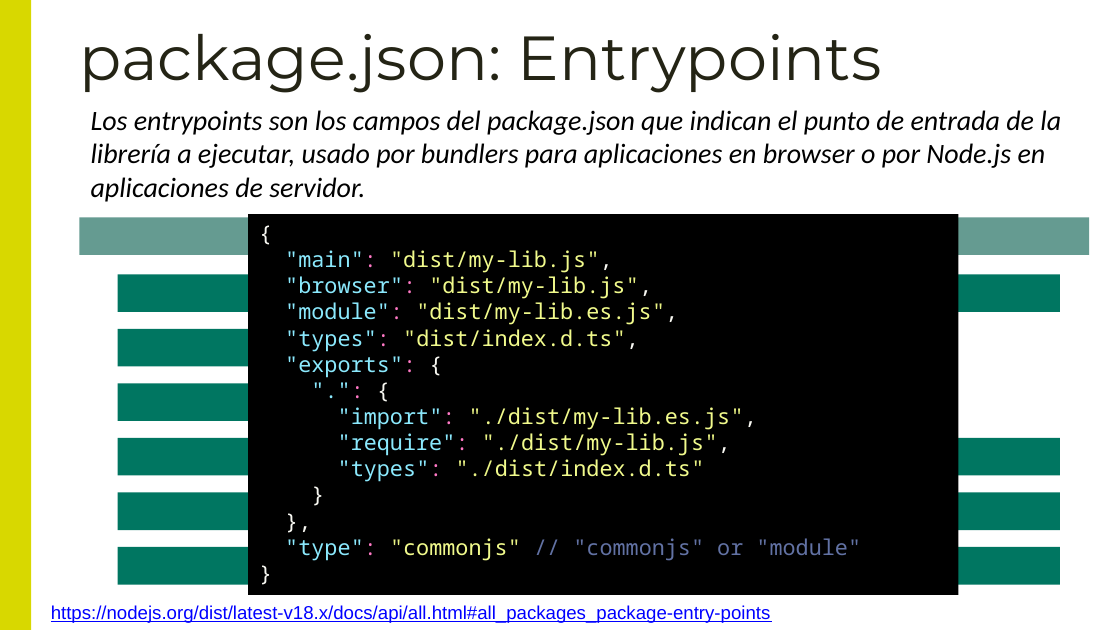
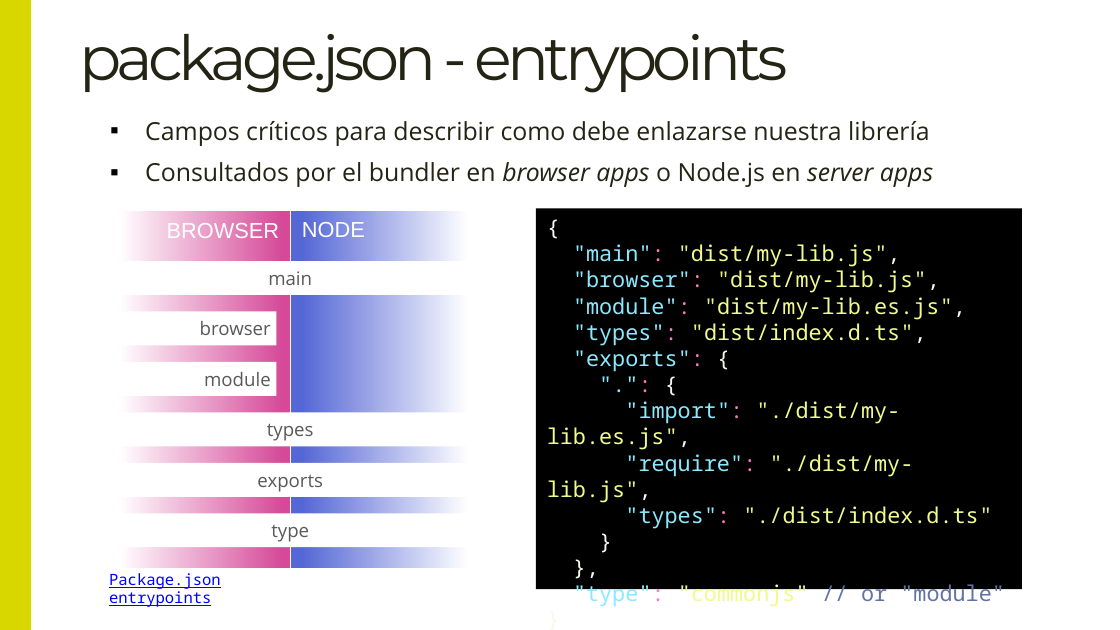
Before and after one commit to Lemoncode/master-frontend-lemoncode, a slide deck: slide 7 of 03-bundling/07-vite-lib/00-teoría/Creando librerías con Vite.pptx. Drawn at 1120x630 pixels with LibreOffice and Linux fonts; fonts in the diff are those of the drawing. Boxes give left, top, right and bottom in pixels: in the first picture for what was removed or moved away, otherwise in the second. Text is boxed around its words. In the diff, an @@ line names an element or a change of style, - is before the commit and + after.

```diff
--- a/03-bundling/07-vite-lib/00-teoría/Creando librerías con Vite.pptx
+++ b/03-bundling/07-vite-lib/00-teoría/Creando librerías con Vite.pptx
@@ text at (79,34,787,93): text changed @@
-package.json: Entrypoints
+package.json - entrypoints
@@ text added at (145,121,929,146), 16 pt, text #242415 @@
+▪ Campos críticos para describir como debe enlazarse nuestra librería
@@ text at (145,162,933,187): text changed; size 18 to 16 pt; font Calibri to Open Sans; text colour #000000 to #242415; italic off @@
-Los entrypoints son los campos del package.json que indican el punto de entrada de la librería a ejecutar, usado por bundlers para aplicaciones en browser o por Node.js en aplicaciones de servidor.
+▪ Consultados por el bundler en browser apps o Node.js en server apps
@@ rectangle "{": place and size @@
-rectangle "{" at (248,214,958,595)
+rectangle "{" at (535,208,1021,589)
@@ rectangle removed at (80,217,566,255) @@
@@ rounded rectangle added at (119,211,290,568), fill gradient #D54998 to #FFFFFF, 14 pt, text #FFFFFF @@
+BROWSER
@@ rounded rectangle added at (291,211,469,568), fill gradient #5567D5 to #FFFFFF, 14 pt, text #FFFFFF @@
+NODE
@@ rectangle removed at (604,217,1090,255) @@
@@ rectangle "main": place and size @@
-rectangle "main" at (118,274,1060,312)
+rectangle "main" at (112,261,469,295)
@@ rectangle "main" at (112,261,469,295): size 14 to 12 pt, font Arial to Open Sans, text colour #FFFFFF to #595959, bold off; fill #007661 to #FFFFFF @@
@@ rectangle "browser": place and size @@
-rectangle "browser" at (118,329,542,367)
+rectangle "browser" at (110,311,276,345)
@@ rectangle "browser" at (110,311,276,345): size 14 to 12 pt, font Arial to Open Sans, text colour #FFFFFF to #595959, bold off; alignment centre to right; fill #007661 to #FFFFFF @@
@@ rectangle "module" at (110,362,276,395): size 14 to 12 pt, font Arial to Open Sans, text colour #FFFFFF to #595959, bold off; alignment centre to right; fill #007661 to #FFFFFF @@
@@ rectangle "module": place and size @@
-rectangle "module" at (118,383,542,421)
+rectangle "module" at (110,362,276,395)
@@ rectangle "types" at (112,412,469,446): size 14 to 12 pt, font Arial to Open Sans, text colour #FFFFFF to #595959, bold off; fill #007661 to #FFFFFF @@
@@ rectangle "types": place and size @@
-rectangle "types" at (118,438,1060,476)
+rectangle "types" at (112,412,469,446)
@@ rectangle added at (112,463,469,496), fill #FFFFFF, 12 pt, text #595959 @@
+exports
@@ rectangle removed at (118,493,1060,531) @@
@@ rectangle added at (112,513,469,547), fill #FFFFFF, 12 pt, text #595959 @@
+type
@@ rectangle removed at (118,547,1060,585) @@
-type (commonjs o module)
@@ text added at (109,573,221,607), 10 pt, text #0000FF, underline @@
+Package.json entrypoints
@@ text in rectangle at (573,581,1005,606): text changed @@
-"type": "commonjs" // "commonjs" or "module"
+"type": "commonjs" // or "module"
@@ text removed at (51,605,771,623) @@
-https://nodejs.org/dist/latest-v18.x/docs/api/all.html#all_packages_package-entry-points
```
Also in this commit, not shown: 7 other slides changed, 3 slides added, 3 slides removed, 1 other file.
